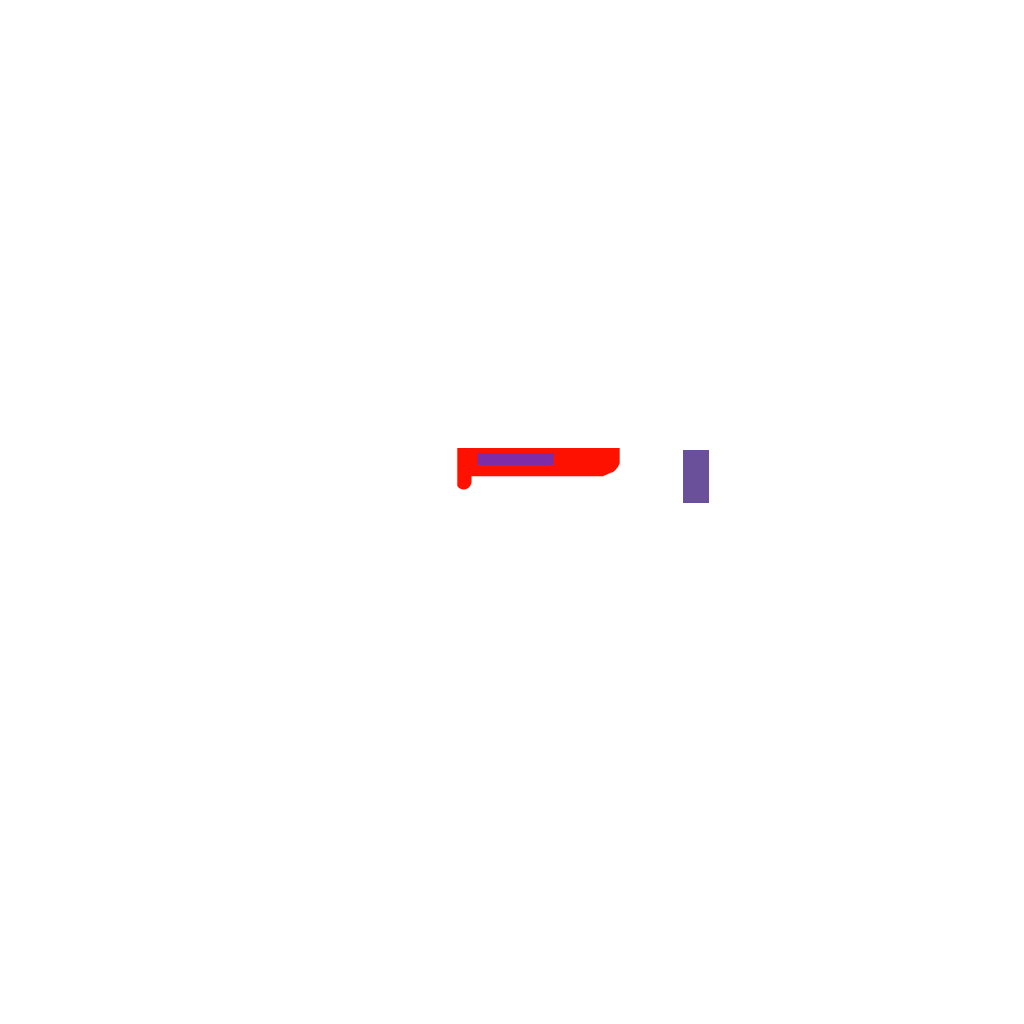
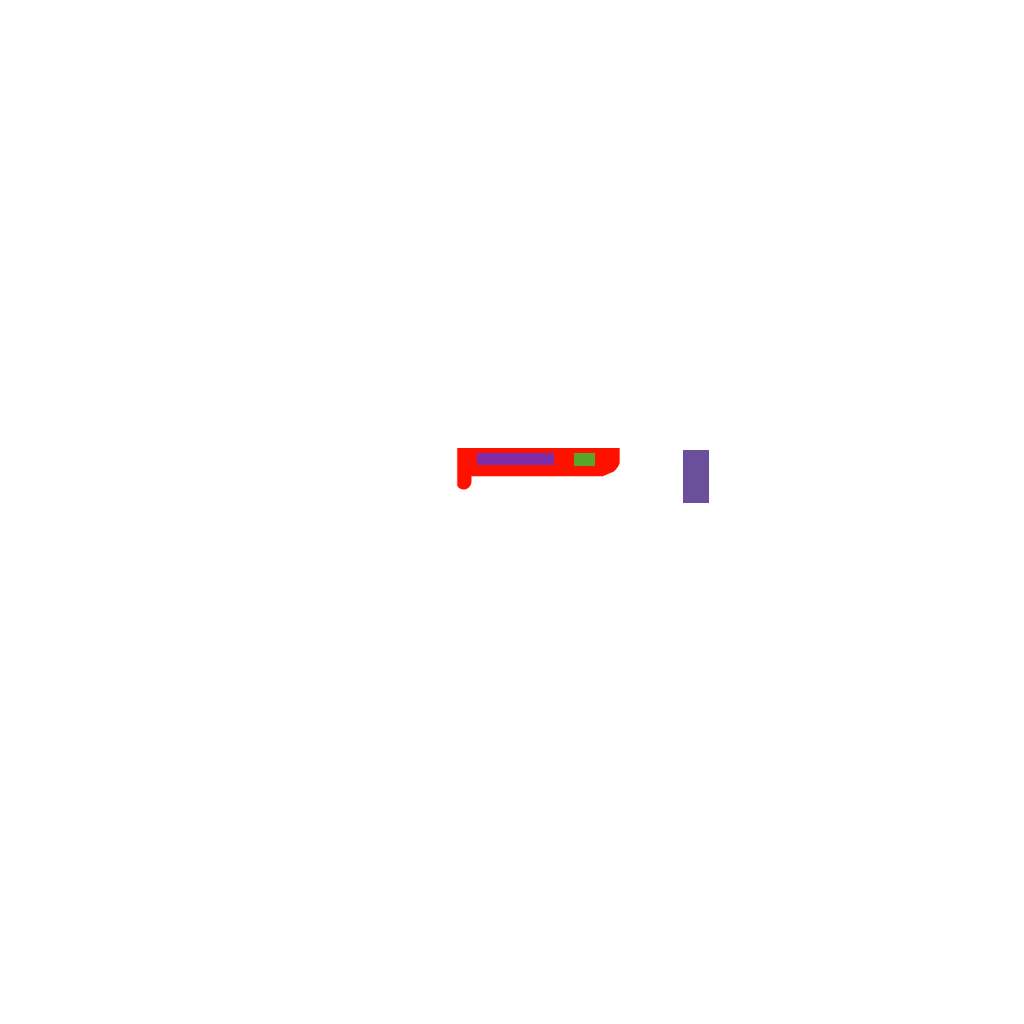
Layers edited between the first and the second (1024, 1024) image:
added layer "SIDE_ADDON" in group "UpperReceiver" over (x1=574, y1=453, x2=595, y2=466)
